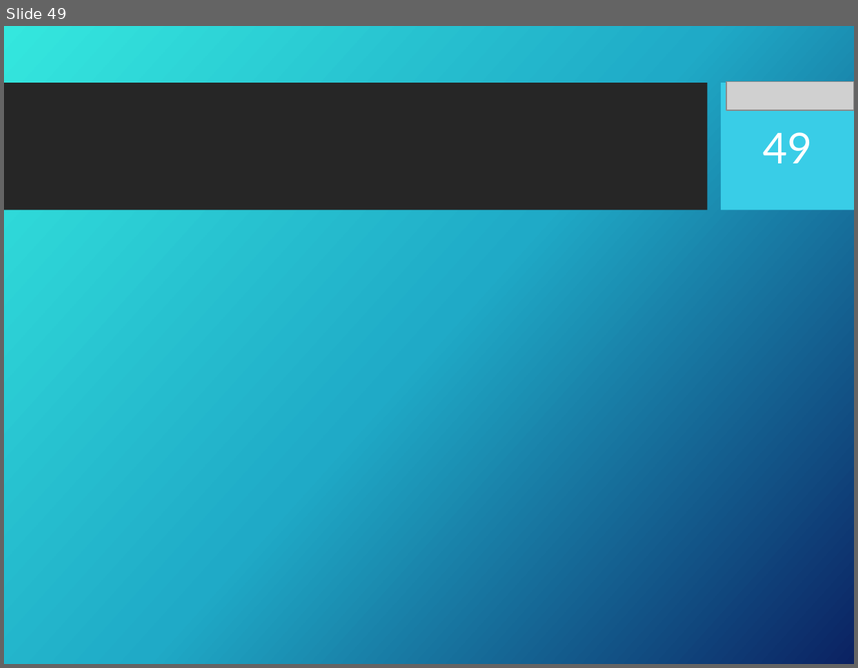
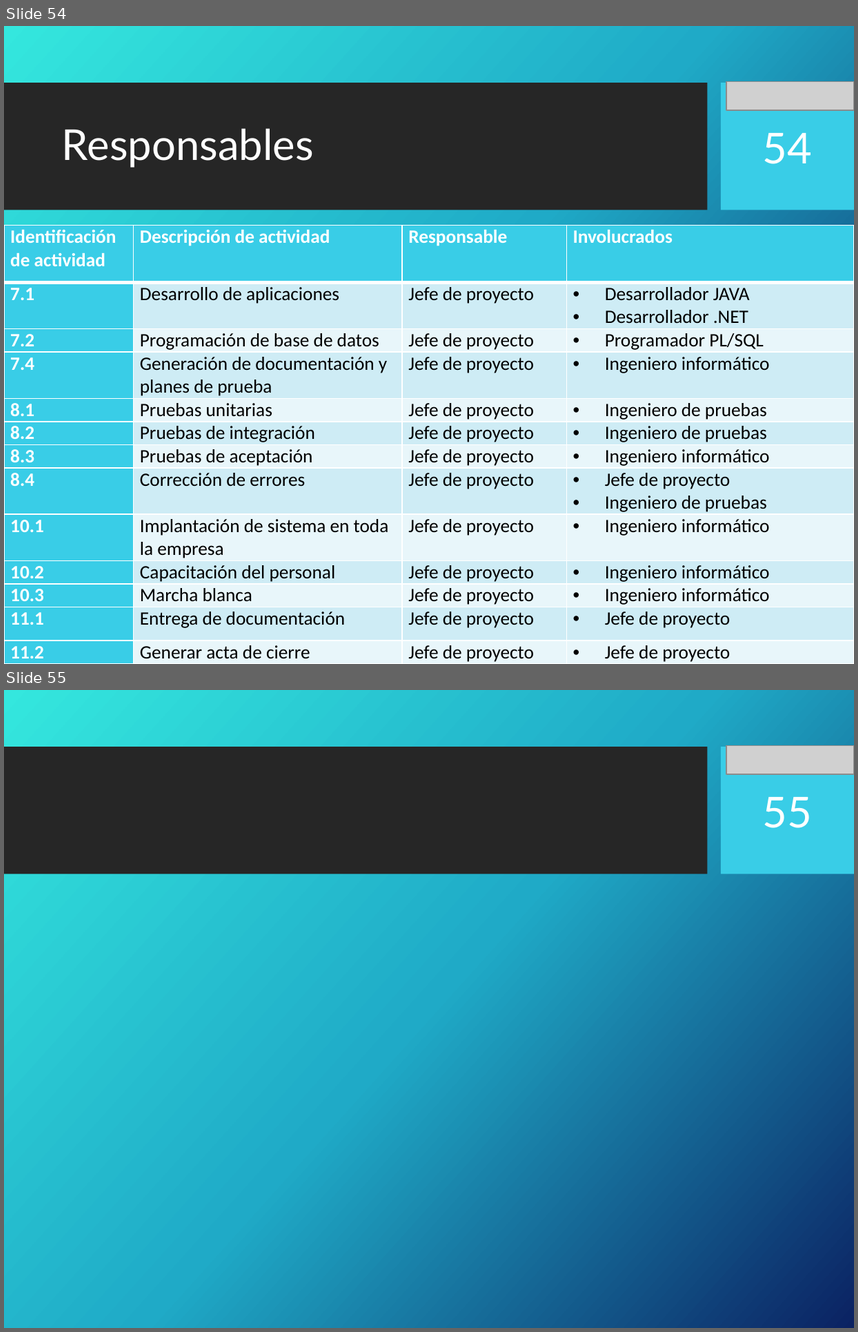
Before and after one commit to portafolio2016/hipocrates, a slide deck: docs/plan-de-proyecto/ppt-iteracion1.pptx. Shown one above the other, each under a label of ours: slide 49 before the commit, slides 54 and 55 after it. The pictures are 858x668 and 858x1332 pixels, drawn with LibreOffice and Linux fonts; fonts in the diff are those of the drawing; grey boxes stand for pictures; background and template pictures are left out. Boxes give left, top, right and bottom in pixels: in the first picture for what was removed or moved away, otherwise in the second. Text is boxed around its words. In the diff, an @@ line names an element or a change of style, - is before the commit and + after.

Commit message:
Agregado Estructura organizacional / Interfaces e interacciones / Responsables

```diff
--- a/docs/plan-de-proyecto/ppt-iteracion1.pptx
+++ b/docs/plan-de-proyecto/ppt-iteracion1.pptx
@@ slide 54 added at [4,26,854,664], background picture (left out); not listed: 2 template elements that a slide beside it also shows @@
@@ picture added at [726,82,854,111] @@
@@ title added at [62,128,314,167], 36 pt, text #FFFFFF @@
+Responsables
@@ page number added at [763,133,812,164], 36 pt, text #FFFFFF @@
+54
@@ table added at [4,225,853,664], 13 rows, 4 columns @@
+Identificación de actividad | Descripción de actividad | Responsable | Involucrados
+7.1 | Desarrollo de aplicaciones | Jefe de proyecto | Desarrollador JAVA / Desarrollador .NET
+7.2 | Programación de base de datos | Jefe de proyecto | Programador PL/SQL
+7.4 | Generación de documentación y planes de prueba | Jefe de proyecto | Ingeniero informático
+8.1 | Pruebas unitarias | Jefe de proyecto | Ingeniero de pruebas
+8.2 | Pruebas de integración | Jefe de proyecto | Ingeniero de pruebas
+8.3 | Pruebas de aceptación | Jefe de proyecto | Ingeniero informático
+8.4 | Corrección de errores | Jefe de proyecto | Jefe de proyecto / Ingeniero de pruebas
+10.1 | Implantación de sistema en toda la empresa | Jefe de proyecto | Ingeniero informático
+10.2 | Capacitación del personal | Jefe de proyecto | Ingeniero informático
+10.3 | Marcha blanca | Jefe de proyecto | Ingeniero informático
+11.1 | Entrega de documentación | Jefe de proyecto | Jefe de proyecto
+11.2 | Generar acta de cierre | Jefe de proyecto | Jefe de proyecto
@@ what was slide 49 is now slide 55 @@
@@ page number at [763,797,812,828]: text changed @@
-49
+55
```
Also in this commit, not shown: 7 other slides added.
